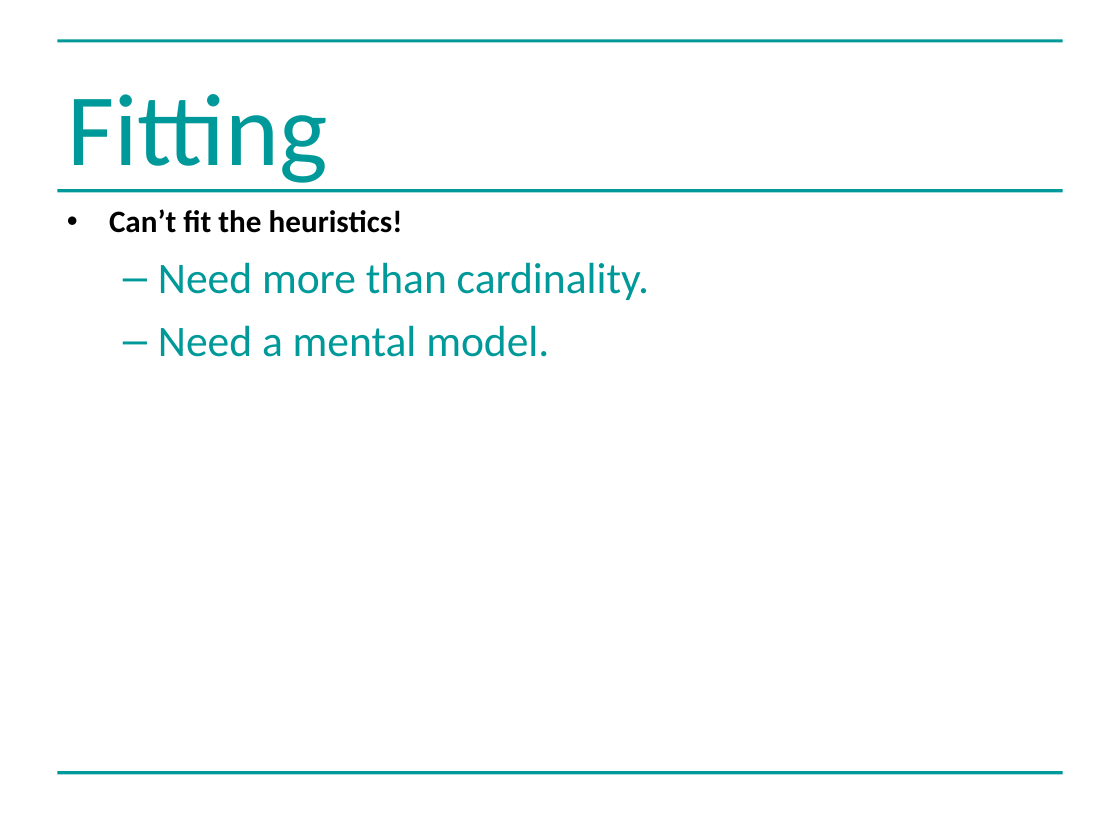
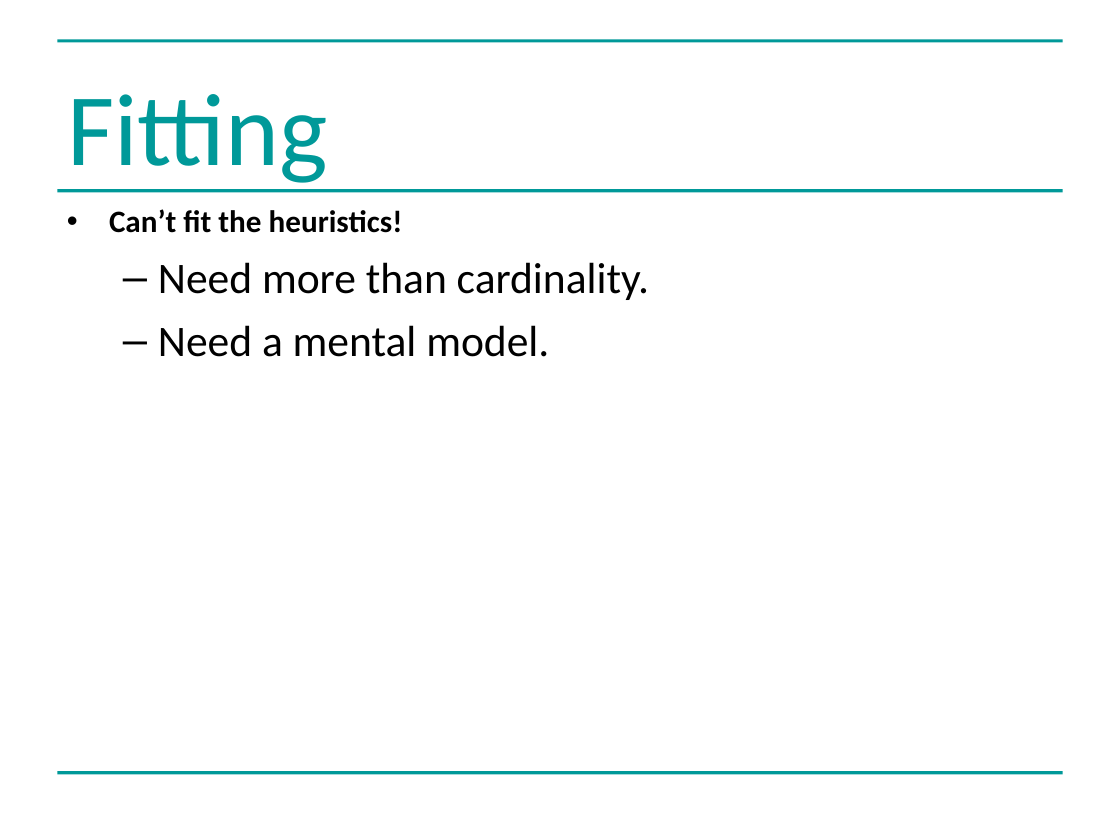
Before and after one commit to greenape/bsps2015, a slide deck: slide 16 of presentation/risky_aging_bsps.ppt (slide 15 before the commit). Drawn at 1120x840 pixels with LibreOffice and Linux fonts; fonts in the diff are those of the drawing. Boxes give left, top, right and bottom in pixels: in the first picture for what was removed or moved away, otherwise in the second. Text is boxed around its words. In the diff, an @@ line names an element or a change of style, - is before the commit and + after.

```diff
--- a/presentation/risky_aging_bsps.ppt
+++ b/presentation/risky_aging_bsps.ppt
@@ text at (158,262,649,357): text colour #009999 to #000000 in "Need more than cardinality.", "Need a mental model."; bullet colour #009999 to #000000 @@
```
Also in this commit, not shown: 2 other slides changed, 1 slide added.
